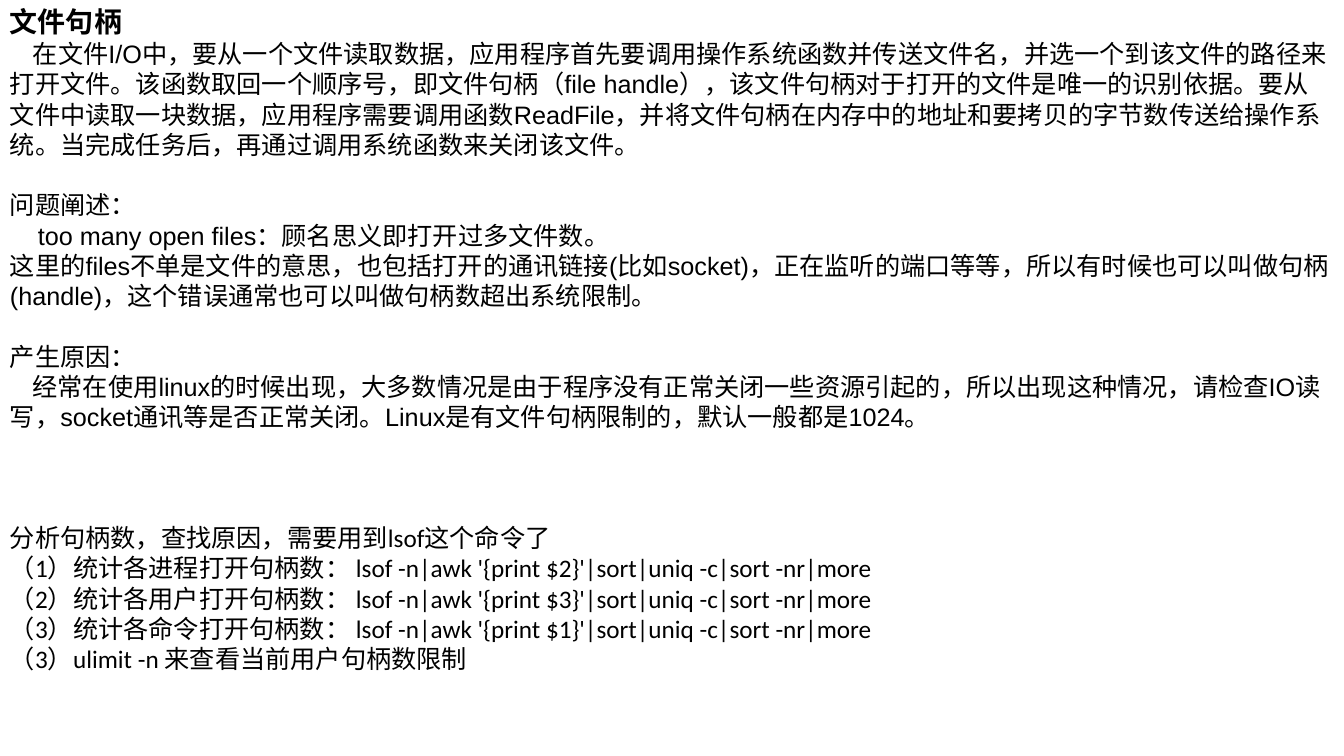
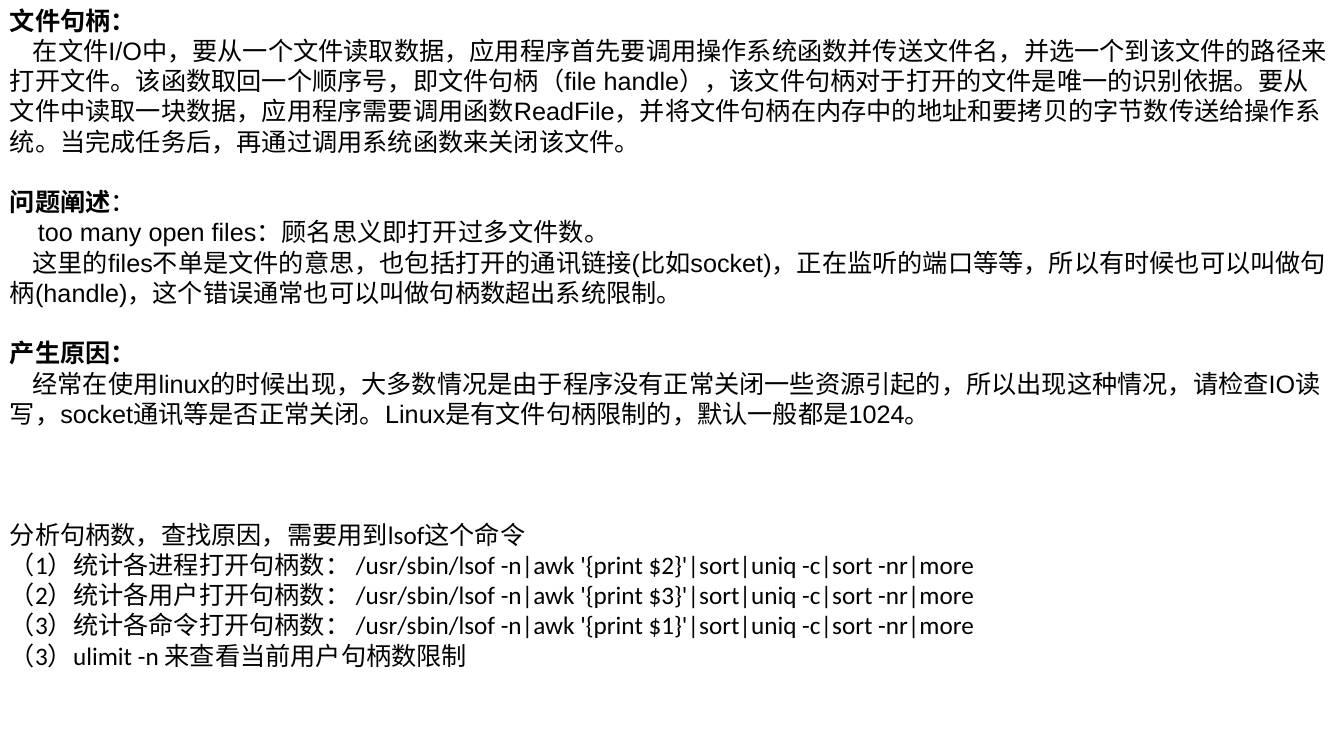
Before and after one commit to zhangyd3739/gitPath, a slide deck: slide 8 of Netty入门指南.pptx (slide 7 before the commit). Drawn at 1344x756 pixels with LibreOffice and Linux fonts; fonts in the diff are those of the drawing. Boxes give left, top, right and bottom in pixels: in the first picture for what was removed or moved away, otherwise in the second. Text is boxed around its words. In the diff, an @@ line names an element or a change of style, - is before the commit and + after.

```diff
--- a/Netty入门指南.pptx
+++ b/Netty入门指南.pptx
@@ text at <box>10,8,136,33</box>: text changed; size 20 to 18 pt @@
-文件句柄
+文件句柄：
@@ text at <box>10,189,136,365</box>: bold on in "问题阐述：", "产生原因：" @@
@@ text at <box>10,522,974,638</box>: text changed @@
-分析句柄数，查找原因，需要用到lsof这个命令了
-（1）统计各进程打开句柄数： lsof -n|awk '{print $2}'|sort|uniq -c|sort -nr|more
-（2）统计各用户打开句柄数： lsof -n|awk '{print $3}'|sort|uniq -c|sort -nr|more
-（3）统计各命令打开句柄数： lsof -n|awk '{print $1}'|sort|uniq -c|sort -nr|more
+分析句柄数，查找原因，需要用到lsof这个命令
+（1）统计各进程打开句柄数： /usr/sbin/lsof -n|awk '{print $2}'|sort|uniq -c|sort -nr|more
+（2）统计各用户打开句柄数： /usr/sbin/lsof -n|awk '{print $3}'|sort|uniq -c|sort -nr|more
+（3）统计各命令打开句柄数： /usr/sbin/lsof -n|awk '{print $1}'|sort|uniq -c|sort -nr|more
```
Also in this commit, not shown: 2 other slides changed, 5 slides added, 2 slides removed, 11 other files.
